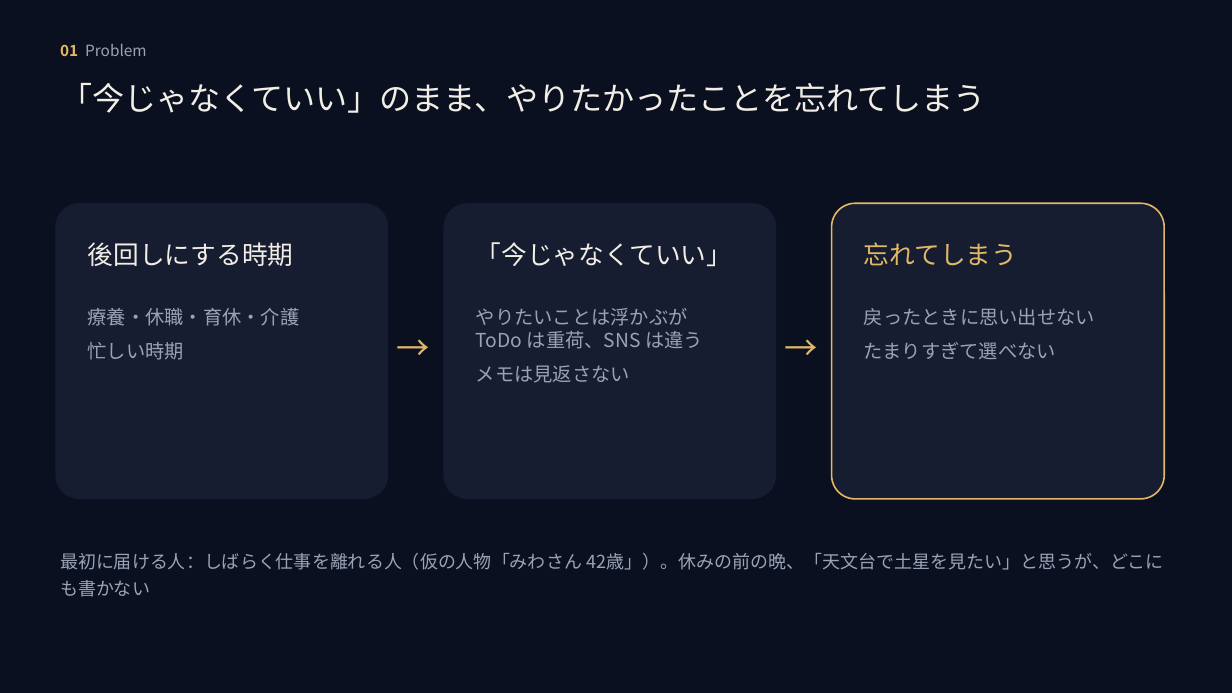
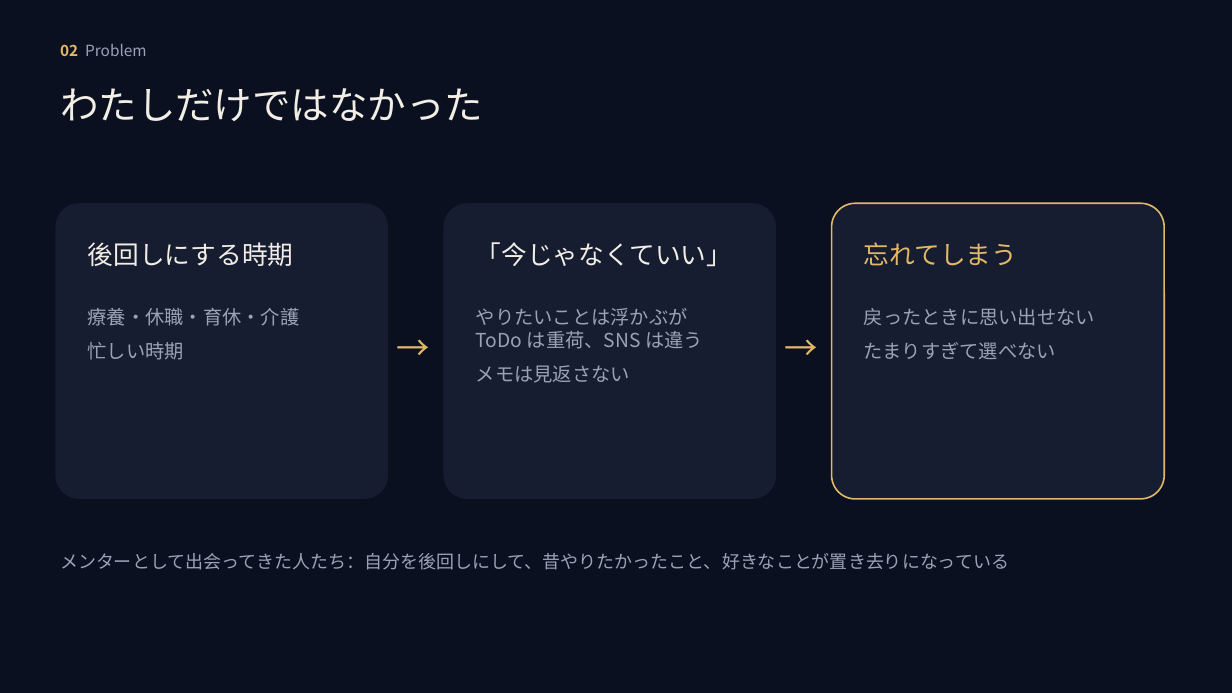
Before and after one commit to mai-san447/hello-earth-25143, a slide deck: slide 3 of deliverables/2026-10-11-gga-selection/MORUNE25143_GGAセレクション_2026-10-12.pptx (slide 2 before the commit). Drawn at 1232x693 pixels with LibreOffice and Linux fonts; fonts in the diff are those of the drawing. Boxes give left, top, right and bottom in pixels: in the first picture for what was removed or moved away, otherwise in the second. Text is boxed around its words. In the diff, an @@ line names an element or a change of style, - is before the commit and + after.

```diff
--- a/deliverables/2026-10-11-gga-selection/MORUNE25143_GGAセレクション_2026-10-12.pptx
+++ b/deliverables/2026-10-11-gga-selection/MORUNE25143_GGAセレクション_2026-10-12.pptx
@@ text at [60, 44, 146, 56]: text changed @@
-01 Problem
+02 Problem
@@ text at [60, 88, 483, 121]: text changed; size 25 to 30 pt @@
-「今じゃなくていい」のまま、やりたかったことを忘れてしまう
+わたしだけではなかった
@@ text at [60, 553, 1009, 570]: text changed @@
-最初に届ける人：しばらく仕事を離れる人（仮の人物「みわさん 42歳」）。休みの前の晩、「天文台で土星を見たい」と思うが、どこにも書かない
+メンターとして出会ってきた人たち：自分を後回しにして、昔やりたかったこと、好きなことが置き去りになっている
```
Also in this commit, not shown: 7 other slides changed, 1 slide added, 5 other files.
